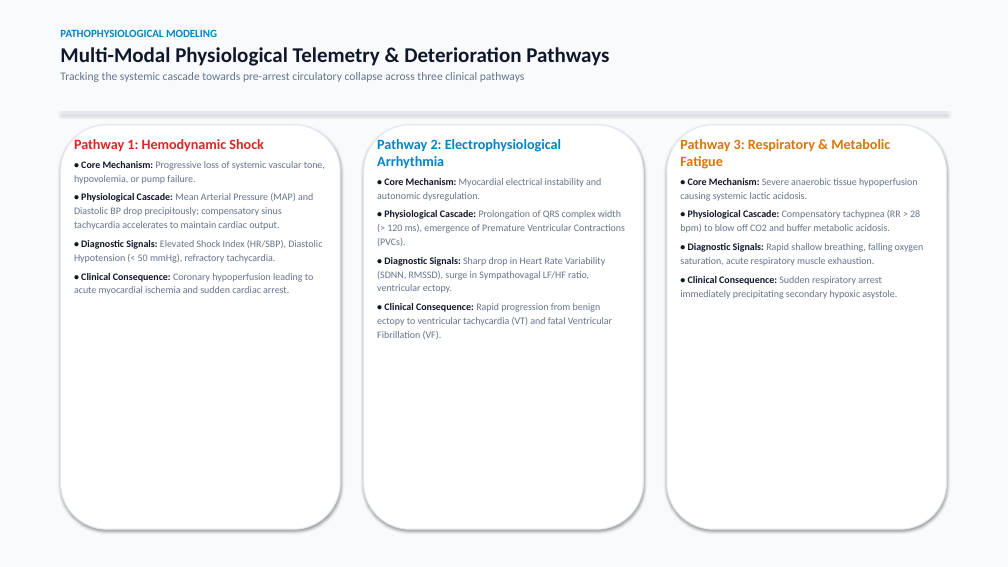
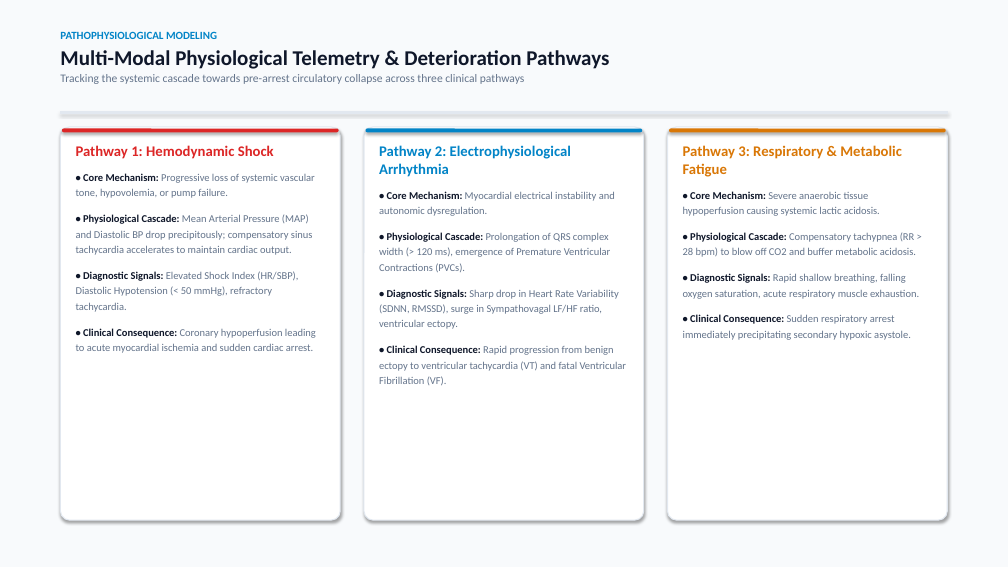
Before and after one commit to sajeevnetworksolutions-lgtm/Early-Detection-Cardiac-Arrest-ML, a slide deck: slide 4 of presentation/Early_Detection_of_Cardiac_Arrest_ML_Presentation.pptx. Drawn at 1008x567 pixels with LibreOffice and Linux fonts; fonts in the diff are those of the drawing. Boxes give left, top, right and bottom in pixels: in the first picture for what was removed or moved away, otherwise in the second. Text is boxed around its words. In the diff, an @@ line names an element or a change of style, - is before the commit and + after.

Commit message:
Overhaul presentation alignment: fix bulbous corner radius, balance vertical card padding and text line-height across all 27 slides

```diff
--- a/presentation/Early_Detection_of_Cardiac_Arrest_ML_Presentation.pptx
+++ b/presentation/Early_Detection_of_Cardiac_Arrest_ML_Presentation.pptx
@@ rounded rectangle: place and size @@
-rounded rectangle at [60, 125, 340, 529]
+rounded rectangle at [60, 127, 340, 520]
@@ rounded rectangle added at [62, 129, 339, 132], fill #DC2626 @@
@@ text "Pathway 1: Hemodynamic Shock" at [76, 145, 316, 353]: size 13.5 to 14 pt in "Pathway 1: Hemodynamic Shock"; size 9.5 to 10 pt; more space between paragraphs; line spacing 1.15 to 1.22 @@
@@ rounded rectangle: place and size @@
-rounded rectangle at [364, 125, 644, 529]
+rounded rectangle at [364, 127, 644, 520]
@@ rounded rectangle added at [365, 129, 642, 132], fill #0284C7 @@
@@ text "Pathway 2: Electrophysiological Arrhythmia" at [379, 145, 627, 385]: size 13.5 to 14 pt in "Pathway 2: Electrophysiological Arrhythmia"; size 9.5 to 10 pt; more space between paragraphs; line spacing 1.15 to 1.22 @@
@@ proportions changed in 3 elements at [60, 127, 340, 520], [364, 127, 644, 520], [668, 127, 948, 520] @@
@@ rounded rectangle: place and size @@
-rounded rectangle at [667, 125, 947, 529]
+rounded rectangle at [668, 127, 948, 520]
@@ rounded rectangle added at [669, 129, 946, 132], fill #D97706 @@
@@ text "Pathway 3: Respiratory & Metabolic ..." at [683, 145, 919, 340]: size 13.5 to 14 pt in "Pathway 3: Respiratory & Metabolic Fatigue"; size 9.5 to 10 pt; more space between paragraphs; line spacing 1.15 to 1.22 @@
```
Also in this commit, not shown: 26 other slides changed, 1 other file.
